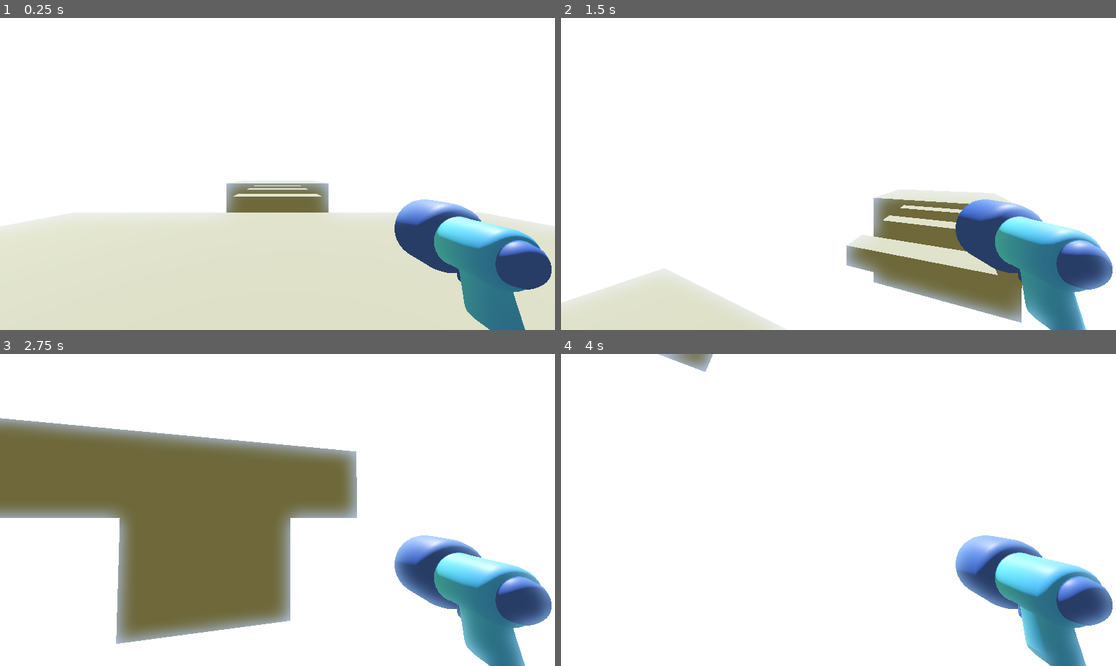
Above: before the commit, frames 1-4 (two rows, left to right).
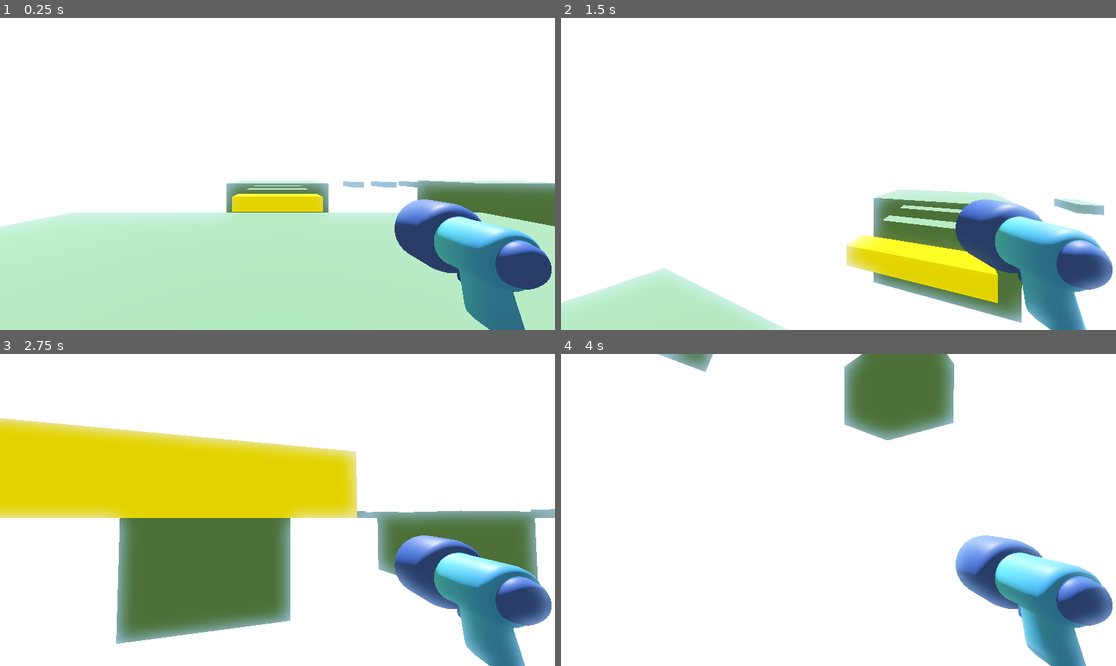
Above: after the commit, the same moments.

Repository: nikrb/godot-platform-3d
Game: Godot game, scene res://level/level1.tscn
The game is run twice, just before and just after one commit, with the same random seed, the same clock (stepped at 60 frames per second) and the same inputs.
Inputs (mouse positions are in pixels of both pictures, inside the frame that each line leads up to):
- Up to frame 1 (0.25 s): no input
- Up to frame 2 (1.5 s): tap Enter at 0.5 s; move the mouse to (866, 174) at 0.52 s; hold W (move_forward) from 0.53 s (still down); tap Space (jump) at 0.77 s; move the mouse to (810, 174) at 1.27 s
- Up to frame 3 (2.75 s): keep holding W (move_forward); tap Space (jump) at 1.52 s; move the mouse to (288, 503) at 2.02 s
- Up to frame 4 (4 s): keep holding W (move_forward); move the mouse to (832, 516) at 2.77 s; tap Space (jump) at 3.02, 3.77 s; move the mouse to (877, 513) at 3.52 s

The runs differ from the first frame. In frame 1, 36% of the frame differs, in the area x 0-100%, y 52-100%; in frame 2, 12%; in frame 3, 33%; in frame 4, 5.0%.

Commit message:
create basic level layout

Diff:
--- /dev/null
+++ b/level/bridge.tres
@@ -0,0 +1,4 @@
+[gd_resource type="StandardMaterial3D" format=3 uid="uid://dtfwaj5aj41bi"]
+
+[resource]
+albedo_color = Color(1, 1, 0, 1)
--- a/level/level1.tscn
+++ b/level/level1.tscn
@@ -1,6 +1,8 @@
 [gd_scene format=3 uid="uid://cc48oqsnk08rg"]
 
 [ext_resource type="PackedScene" uid="uid://cbbg28kmafeqf" path="res://player/player.tscn" id="1_cc4m7"]
+[ext_resource type="Material" uid="uid://ccbbjvgrf0ves" path="res://level/platform.tres" id="1_w28nb"]
+[ext_resource type="Material" uid="uid://dtfwaj5aj41bi" path="res://level/bridge.tres" id="2_du84n"]
 
 [sub_resource type="ProceduralSkyMaterial" id="ProceduralSkyMaterial_cc4m7"]
 sky_horizon_color = Color(0.66224277, 0.6717428, 0.6867428, 1)
@@ -18,9 +20,6 @@
 tonemap_mode = 2
 glow_enabled = true
 
-[sub_resource type="StandardMaterial3D" id="StandardMaterial3D_lgp48"]
-albedo_color = Color(0.43529412, 0.46666667, 0.47058824, 1)
-
 [node name="Node3D" type="Node3D" unique_id=508304723]
 
 [node name="WorldEnvironment" type="WorldEnvironment" parent="." unique_id=809299972]
@@ -30,34 +29,103 @@
 transform = Transform3D(-0.8660254, -0.43301278, 0.25, 0, 0.49999997, 0.86602545, -0.50000006, 0.75, -0.43301266, 0, 0, 0)
 shadow_enabled = true
 
-[node name="platform1" type="CSGBox3D" parent="." unique_id=483219520]
+[node name="PlatformsNode3D" type="Node3D" parent="." unique_id=1458130234]
+
+[node name="platform1" type="CSGBox3D" parent="PlatformsNode3D" unique_id=483219520]
 transform = Transform3D(2, 0, 0, 0, 1, 0, 0, 0, 2, 0, -5, 0)
 use_collision = true
 size = Vector3(8, 10, 8)
-material = SubResource("StandardMaterial3D_lgp48")
+material = ExtResource("1_w28nb")
 
-[node name="bridge1" type="CSGBox3D" parent="." unique_id=69860412]
+[node name="bridge1" type="CSGBox3D" parent="PlatformsNode3D" unique_id=69860412]
 transform = Transform3D(2, 0, 0, 0, 1, 0, 0, 0, 2, 0, -0.5, -14.493042)
 use_collision = true
 size = Vector3(3, 1, 1)
-material = SubResource("StandardMaterial3D_lgp48")
+material = ExtResource("2_du84n")
 
-[node name="bridge2" type="CSGBox3D" parent="." unique_id=1294403683]
+[node name="bridge2" type="CSGBox3D" parent="PlatformsNode3D" unique_id=1294403683]
 transform = Transform3D(2, 0, 0, 0, 1, 0, 0, 0, 2, 0, -0.5, -20.493042)
+material_override = ExtResource("1_w28nb")
 use_collision = true
 size = Vector3(3, 1, 1)
-material = SubResource("StandardMaterial3D_lgp48")
+material = ExtResource("2_du84n")
 
-[node name="bridge3" type="CSGBox3D" parent="." unique_id=1614140555]
+[node name="bridge3" type="CSGBox3D" parent="PlatformsNode3D" unique_id=1614140555]
 transform = Transform3D(2, 0, 0, 0, 1, 0, 0, 0, 2, 0, -0.5, -26.493042)
 use_collision = true
 size = Vector3(3, 1, 1)
-material = SubResource("StandardMaterial3D_lgp48")
+material = ExtResource("1_w28nb")
 
-[node name="platform2" type="CSGBox3D" parent="." unique_id=1754929961]
+[node name="bridge7" type="CSGBox3D" parent="PlatformsNode3D" unique_id=607593871]
+transform = Transform3D(-8.742278e-08, 0, -2, 0, 1, 0, 2, 0, -8.742278e-08, 15, -0.5, -40.493042)
+use_collision = true
+size = Vector3(3, 1, 1)
+material = ExtResource("1_w28nb")
+
+[node name="bridge8" type="CSGBox3D" parent="PlatformsNode3D" unique_id=929480121]
+transform = Transform3D(-8.742278e-08, 0, -2, 0, 1, 0, 2, 0, -8.742278e-08, 21, -0.5, -40.493042)
+use_collision = true
+size = Vector3(3, 1, 1)
+material = ExtResource("1_w28nb")
+
+[node name="bridge9" type="CSGBox3D" parent="PlatformsNode3D" unique_id=1469999540]
+transform = Transform3D(-8.742278e-08, 0, -2, 0, 1, 0, 2, 0, -8.742278e-08, 27, -0.5, -40.493042)
+use_collision = true
+size = Vector3(3, 1, 1)
+material = ExtResource("1_w28nb")
+
+[node name="bridge10" type="CSGBox3D" parent="PlatformsNode3D" unique_id=829448154]
+transform = Transform3D(-8.742278e-08, 0, -2, 0, 1, 0, 2, 0, -8.742278e-08, 15, -0.5, -0.493042)
+use_collision = true
+size = Vector3(3, 1, 1)
+material = ExtResource("1_w28nb")
+
+[node name="bridge11" type="CSGBox3D" parent="PlatformsNode3D" unique_id=354840762]
+transform = Transform3D(-8.742278e-08, 0, -2, 0, 1, 0, 2, 0, -8.742278e-08, 21, -0.5, -0.493042)
+use_collision = true
+size = Vector3(3, 1, 1)
+material = ExtResource("1_w28nb")
+
+[node name="bridge12" type="CSGBox3D" parent="PlatformsNode3D" unique_id=99772803]
+transform = Transform3D(-8.742278e-08, 0, -2, 0, 1, 0, 2, 0, -8.742278e-08, 27, -0.5, -0.493042)
+use_collision = true
+size = Vector3(3, 1, 1)
+material = ExtResource("1_w28nb")
+
+[node name="platform2" type="CSGBox3D" parent="PlatformsNode3D" unique_id=1754929961]
 transform = Transform3D(2, 0, 0, 0, 1, 0, 0, 0, 2, 0, -6, -40)
 use_collision = true
 size = Vector3(8, 12, 8)
-material = SubResource("StandardMaterial3D_lgp48")
+material = ExtResource("1_w28nb")
+
+[node name="platform3" type="CSGBox3D" parent="PlatformsNode3D" unique_id=251032715]
+transform = Transform3D(2, 0, 0, 0, 1, 0, 0, 0, 2, 41, -5, 0)
+use_collision = true
+size = Vector3(8, 10, 8)
+material = ExtResource("1_w28nb")
+
+[node name="bridge4" type="CSGBox3D" parent="PlatformsNode3D" unique_id=124022993]
+transform = Transform3D(2, 0, 0, 0, 1, 0, 0, 0, 2, 41, -0.5, -14.493042)
+use_collision = true
+size = Vector3(3, 1, 1)
+material = ExtResource("1_w28nb")
+
+[node name="bridge5" type="CSGBox3D" parent="PlatformsNode3D" unique_id=27369619]
+transform = Transform3D(2, 0, 0, 0, 1, 0, 0, 0, 2, 41, -0.5, -20.493042)
+use_collision = true
+size = Vector3(3, 1, 1)
+material = ExtResource("1_w28nb")
+
+[node name="bridge6" type="CSGBox3D" parent="PlatformsNode3D" unique_id=145446022]
+transform = Transform3D(2, 0, 0, 0, 1, 0, 0, 0, 2, 41, -0.5, -26.493042)
+use_collision = true
+size = Vector3(3, 1, 1)
+material = ExtResource("1_w28nb")
+
+[node name="platform4" type="CSGBox3D" parent="PlatformsNode3D" unique_id=526568727]
+transform = Transform3D(2, 0, 0, 0, 1, 0, 0, 0, 2, 41, -6, -40)
+use_collision = true
+size = Vector3(8, 12, 8)
+material = ExtResource("1_w28nb")
 
 [node name="CharacterBody3D" parent="." unique_id=244230320 instance=ExtResource("1_cc4m7")]
--- /dev/null
+++ b/level/platform.tres
@@ -0,0 +1,4 @@
+[gd_resource type="StandardMaterial3D" format=3 uid="uid://ccbbjvgrf0ves"]
+
+[resource]
+albedo_color = Color(0.32114363, 0.50218964, 0.4530126, 1)
